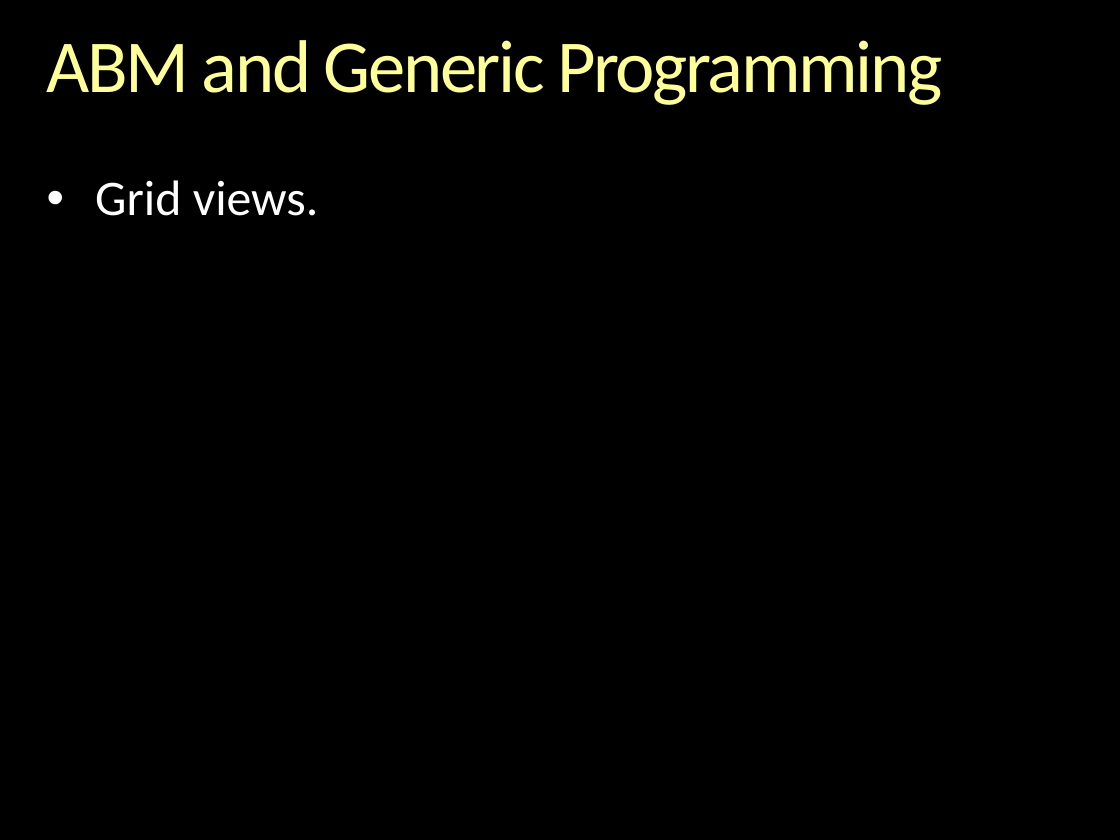
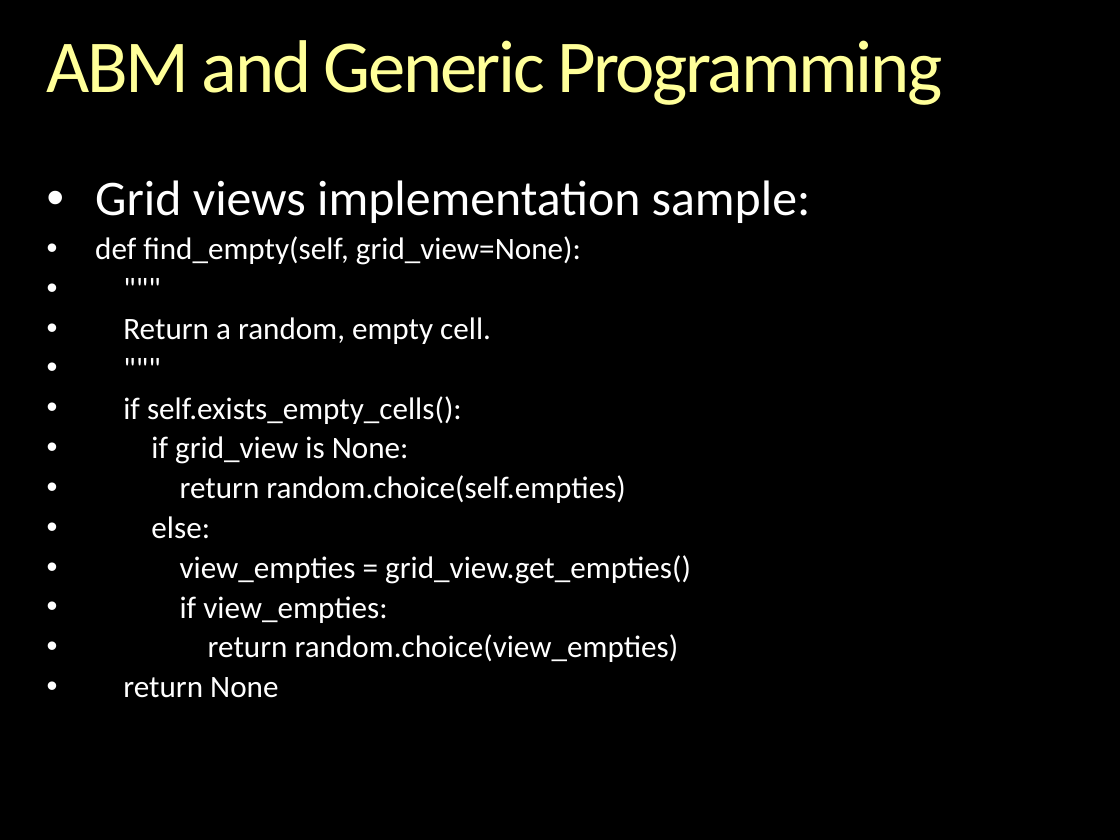
Before and after one commit to gcallah/indras_net, a slide deck: slide 10 of docs/GenericProgrammingAndABM.pptx. Drawn at 1120x840 pixels with LibreOffice and Linux fonts; fonts in the diff are those of the drawing; background and template pictures are left out. Boxes give left, top, right and bottom in pixels: in the first picture for what was removed or moved away, otherwise in the second. Text is boxed around its words. In the diff, an @@ line names an element or a change of style, - is before the commit and + after.

Commit message:
Updating PyGotham presentation.

```diff
--- a/docs/GenericProgrammingAndABM.pptx
+++ b/docs/GenericProgrammingAndABM.pptx
@@ text at [95,180,811,698]: text changed; size 32 to 20 pt @@
-• Grid views.
+• Grid views implementation sample:
+• def find_empty(self, grid_view=None):
+• """
+• Return a random, empty cell.
+• """
+• if self.exists_empty_cells():
+• if grid_view is None:
+• return random.choice(self.empties)
+• else:
+• view_empties = grid_view.get_empties()
+• if view_empties:
+• return random.choice(view_empties)
+• return None
```
Also in this commit, not shown: 1 other file.
